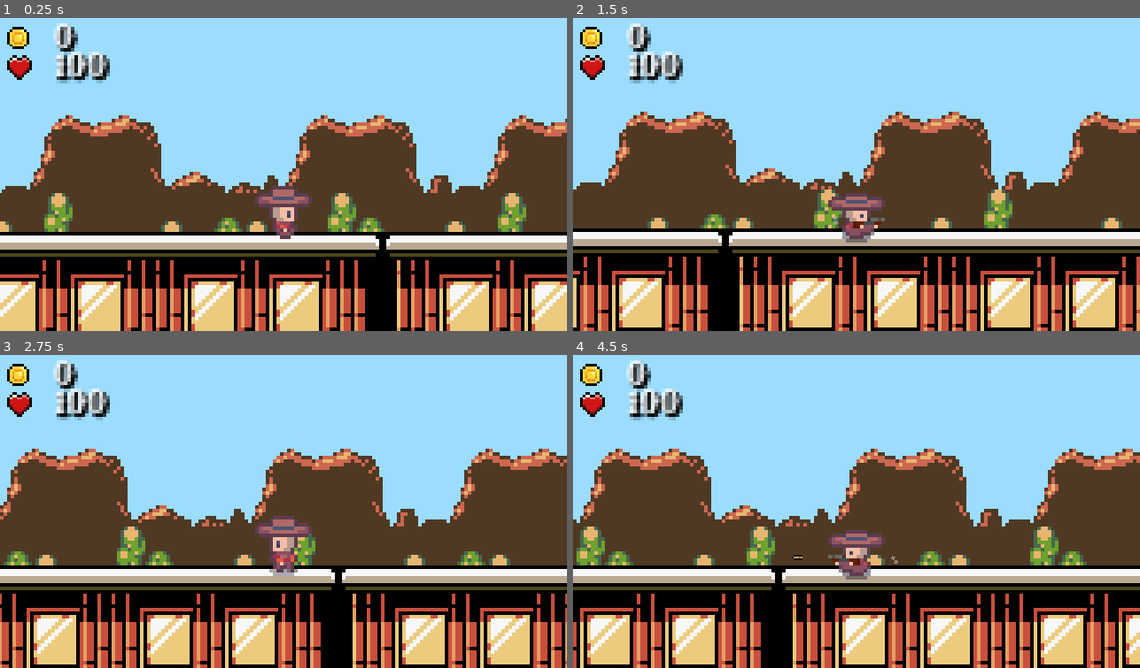
Above: before the commit, frames 1-4 (two rows, left to right).
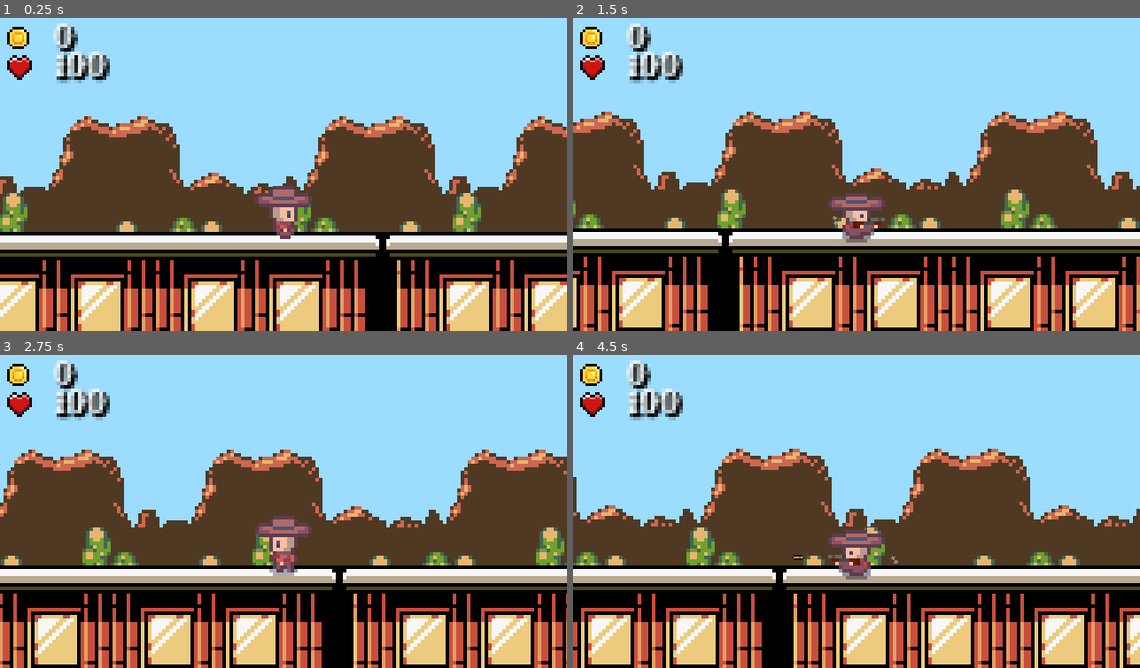
Above: after the commit, the same moments.

Repository: iltusing/hoohacks26
Game: Godot game, scene res://scenes/train_ending.tscn
The game is run twice, just before and just after one commit, with the same random seed, the same clock (stepped at 60 frames per second) and the same inputs. This scene is started directly instead of the project's main scene. Sound files missing from this copy of the repository are replaced by a short silence.
Inputs:
- Up to frame 1 (0.25 s): no input
- Up to frame 2 (1.5 s): hold E (interact) 0.53-1.28 s; hold D (move_right) from 0.53 s (still down); tap W (jump) at 0.77 s; tap Space (shoot) at 1.35 s
- Up to frame 3 (2.75 s): tap W (jump) at 1.52 s; release D (move_right) at 2.03 s; hold A (move_left) from 2.03 s (still down); hold E (interact) from 2.03 s (still down)
- Up to frame 4 (4.5 s): release A (move_left) at 2.78 s; release E (interact) at 2.78 s; hold D (move_right) 2.78-4.28 s; tap Space (shoot) at 2.85, 4.35 s; tap W (jump) at 3.02, 3.77 s; hold E (interact) 3.53-4.28 s; hold A (move_left) from 4.28 s (still down)

The runs differ from the first frame. In frame 1, 10% of the frame differs, in the area x 0-100%, y 31-69%; in frame 2, 21%; in frame 3, 13%; in frame 4, 23%, in the area x 0-100%, y 29-100%.

Commit message:
Add enemies to train

Diff:
--- a/wild-west-game/scenes/train_ending.tscn
+++ b/wild-west-game/scenes/train_ending.tscn
@@ -1,8 +1,10 @@
-[gd_scene format=3 uid="uid://beji62yefo40t"]
+[gd_scene format=3 uid="uid://dlqucyt85tjp5"]
 
 [ext_resource type="PackedScene" uid="uid://cf7qgxcbo78ue" path="res://scenes/player.tscn" id="1_5rd3w"]
+[ext_resource type="Script" uid="uid://c5nayj2ha05fc" path="res://scripts/train_ending_spawner.gd" id="1_c8kt5"]
 [ext_resource type="Texture2D" uid="uid://cgcgq81b53yq1" path="res://assets/Yeehaw/sky_bg_parallax.png" id="1_jm6w1"]
 [ext_resource type="Texture2D" uid="uid://bhfq2w3umaww1" path="res://assets/Yeehaw/yeehaw_parallax_layerC_standard.png" id="2_5rd3w"]
+[ext_resource type="Script" uid="uid://cjrqpi8pvutig" path="res://scripts/train_ending_shake.gd" id="3_5d7d8"]
 [ext_resource type="Texture2D" uid="uid://cnwehkkqvu1jr" path="res://assets/Yeehaw/yeehaw_parallax_layerB_standard.png" id="3_tqdm5"]
 [ext_resource type="Texture2D" uid="uid://c6lkh66v4wqie" path="res://assets/Yeehaw/yeehaw_parallax_layerA_standard.png" id="4_2ynia"]
 [ext_resource type="Texture2D" uid="uid://xaiy0glusy4q" path="res://assets/coin.png" id="6_hul6t"]
@@ -17,6 +19,7 @@
 [sub_resource type="WorldBoundaryShape2D" id="WorldBoundaryShape2D_c8kt5"]
 
 [node name="train_ending" type="Node2D" unique_id=1136302155]
+script = ExtResource("1_c8kt5")
 
 [node name="parallax" type="Node2D" parent="." unique_id=838267783]
 position = Vector2(369, 77)
@@ -31,21 +34,23 @@
 [node name="mountains" type="Parallax2D" parent="parallax" unique_id=1010103119]
 scroll_offset = Vector2(-3, -5)
 repeat_size = Vector2(128, 0)
-autoscroll = Vector2(-50, 0)
+autoscroll = Vector2(-30, 0)
 repeat_times = 3
 
 [node name="Sprite2D" type="Sprite2D" parent="parallax/mountains" unique_id=1223834688]
 texture = ExtResource("2_5rd3w")
+script = ExtResource("3_5d7d8")
 
 [node name="cactus" type="Parallax2D" parent="parallax" unique_id=204513007]
 scroll_offset = Vector2(-1, -4)
 repeat_size = Vector2(128, 0)
-autoscroll = Vector2(-70, 0)
+autoscroll = Vector2(-120, 0)
 repeat_times = 3
 
 [node name="Sprite2D" type="Sprite2D" parent="parallax/cactus" unique_id=1363007253]
 position = Vector2(0, 34)
 texture = ExtResource("3_tqdm5")
+script = ExtResource("3_5d7d8")
 
 [node name="train" type="Parallax2D" parent="parallax" unique_id=648928028]
 scroll_offset = Vector2(-1.0000005, 227)
@@ -55,6 +60,7 @@
 [node name="Sprite2D" type="Sprite2D" parent="parallax/train" unique_id=1841540716]
 position = Vector2(-2, -165)
 texture = ExtResource("4_2ynia")
+script = ExtResource("3_5d7d8")
 
 [node name="Player" parent="." unique_id=1502754261 instance=ExtResource("1_5rd3w")]
 position = Vector2(402, 80)
--- a/wild-west-game/scripts/enemy.gd
+++ b/wild-west-game/scripts/enemy.gd
@@ -1,4 +1,6 @@
 extends CharacterBody2D
+
+signal died(enemy: Node)
 
 @export var walk_speed: float = 37.5
 @export var chase_speed: float = 37.5
@@ -169,6 +171,7 @@
 		return
 
 	is_dead = true
+	died.emit(self)
 	action_state = ActionState.DYING
 	velocity = Vector2.ZERO
 	collision_shape_2d.set_deferred("disabled", true)
--- a/wild-west-game/scripts/killzone.gd
+++ b/wild-west-game/scripts/killzone.gd
@@ -15,4 +15,10 @@
 
 func _on_timer_timeout() -> void:
 	Engine.time_scale = 1.0
+
+	var current_scene := get_tree().current_scene
+	if current_scene != null and current_scene.scene_file_path == "res://scenes/train_ending.tscn":
+		get_tree().reload_current_scene()
+		return
+
 	get_tree().change_scene_to_file("res://scenes/title.tscn")
--- a/wild-west-game/scripts/player.gd
+++ b/wild-west-game/scripts/player.gd
@@ -165,7 +165,7 @@
 
 	# Play death animation
 	animated_sprite_2d.play("die")
-	_return_to_title()
+	_handle_death_transition()
 
 func take_damage(amount: int) -> void:
 	if is_dead:
@@ -193,8 +193,14 @@
 	if coins_label:
 		coins_label.text = str(coins)
 
-func _return_to_title() -> void:
+func _handle_death_transition() -> void:
 	Engine.time_scale = 0.5
 	await get_tree().create_timer(4.0, true, false, true).timeout
 	Engine.time_scale = 1.0
+
+	var current_scene := get_tree().current_scene
+	if current_scene != null and current_scene.scene_file_path == "res://scenes/train_ending.tscn":
+		get_tree().reload_current_scene()
+		return
+
 	get_tree().change_scene_to_file("res://scenes/title.tscn")
--- /dev/null
+++ b/wild-west-game/scripts/train_ending_shake.gd
@@ -0,0 +1,14 @@
+extends Sprite2D
+
+var original_x: float
+var original_y: float
+
+var shift_amount: float = 0.2
+
+func _ready() -> void:
+	original_x = self.position.x
+	original_y = self.position.y
+
+func _physics_process(_delta: float) -> void:
+	self.position.x = randf_range(original_x-shift_amount,original_x+shift_amount)
+	self.position.y = randf_range(original_y-shift_amount,original_y+shift_amount)
--- /dev/null
+++ b/wild-west-game/scripts/train_ending_spawner.gd
@@ -0,0 +1,99 @@
+extends Node
+
+@export var total_enemies_to_spawn: int = 20
+@export var start_spawn_interval: float = 5.0
+@export var end_spawn_interval: float = 0.5
+@export var spawn_height_above_player: float = 90.0
+@export var min_side_offset: float = 28.0
+@export var max_side_offset: float = 64.0
+
+const ENEMY_SCENE := preload("res://scenes/enemy.tscn")
+
+var _player: Node2D
+var _spawned_enemies: int = 0
+var _alive_enemies: int = 0
+var _spawn_timer: Timer
+var _spawn_left_next: bool = true
+var _spawned_enemy_nodes: Array[PhysicsBody2D] = []
+
+func _ready() -> void:
+	randomize()
+	_player = _resolve_player()
+	if _player != null and not _player.is_in_group("player"):
+		_player.add_to_group("player")
+
+	_spawn_timer = Timer.new()
+	_spawn_timer.wait_time = start_spawn_interval
+	_spawn_timer.one_shot = true
+	_spawn_timer.timeout.connect(_spawn_enemy)
+	add_child(_spawn_timer)
+	_spawn_timer.start()
+
+func _spawn_enemy() -> void:
+	if _player == null:
+		_player = _resolve_player()
+		if _player == null:
+			return
+
+	if _spawned_enemies >= total_enemies_to_spawn:
+		_spawn_timer.stop()
+		_try_finish()
+		return
+
+	var enemy := ENEMY_SCENE.instantiate()
+	var side := -1.0 if _spawn_left_next else 1.0
+	var x_offset := randf_range(min_side_offset, max_side_offset) * side
+
+	_spawn_left_next = not _spawn_left_next
+	enemy.global_position = _player.global_position + Vector2(x_offset, -spawn_height_above_player)
+	enemy.died.connect(_on_enemy_died)
+	_configure_spawned_enemy(enemy)
+	get_tree().current_scene.add_child(enemy)
+
+	_spawned_enemies += 1
+	_alive_enemies += 1
+
+	if _spawned_enemies >= total_enemies_to_spawn:
+		_spawn_timer.stop()
+	else:
+		_spawn_timer.start(_get_next_spawn_interval())
+
+func _on_enemy_died(_enemy: Node) -> void:
+	_alive_enemies = max(_alive_enemies - 1, 0)
+	_try_finish()
+
+func _try_finish() -> void:
+	if _spawned_enemies >= total_enemies_to_spawn and _alive_enemies == 0:
+		get_tree().quit()
+
+func _resolve_player() -> Node2D:
+	var player := get_tree().get_first_node_in_group("player") as Node2D
+	if player != null:
+		return player
+
+	player = get_node_or_null("../Player") as Node2D
+	if player != null:
+		return player
+
+	player = get_tree().current_scene.get_node_or_null("Player") as Node2D
+	return player
+
+func _configure_spawned_enemy(enemy: CharacterBody2D) -> void:
+	enemy.add_to_group("train_ending_enemy")
+
+	if _player is PhysicsBody2D:
+		enemy.add_collision_exception_with(_player)
+
+	for existing_enemy in _spawned_enemy_nodes:
+		if is_instance_valid(existing_enemy):
+			enemy.add_collision_exception_with(existing_enemy)
+			existing_enemy.add_collision_exception_with(enemy)
+
+	_spawned_enemy_nodes.append(enemy)
+
+func _get_next_spawn_interval() -> float:
+	if total_enemies_to_spawn <= 1:
+		return end_spawn_interval
+
+	var progress := float(_spawned_enemies) / float(total_enemies_to_spawn - 1)
+	return lerpf(start_spawn_interval, end_spawn_interval, clampf(progress, 0.0, 1.0))
Not shown, added: wild-west-game/scripts/train_ending_shake.gd.uid
Not shown, added: wild-west-game/scripts/train_ending_spawner.gd.uid
